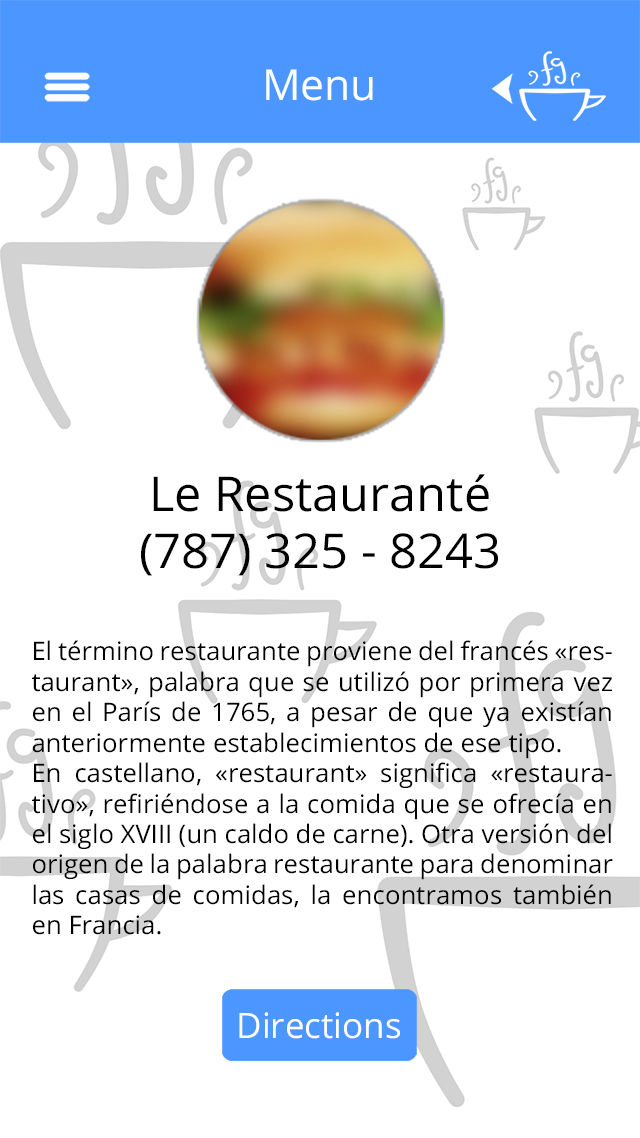
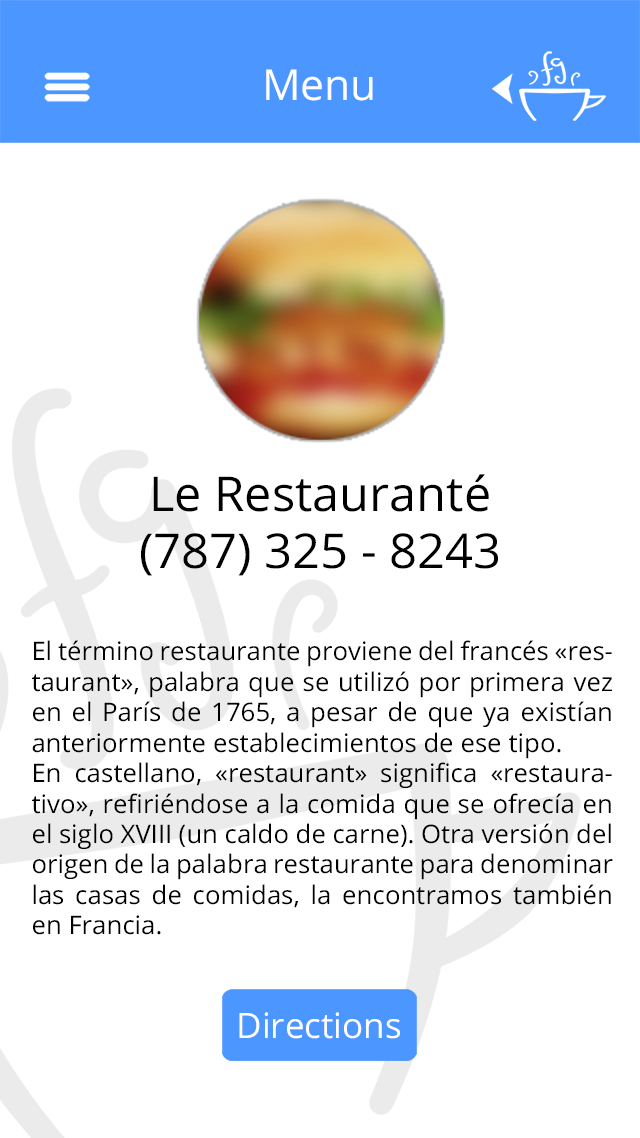
Revision of a layered 640px x 1138px image; what changed, layer by layer:
renamed "user image" to "user-image", painted on it over [196, 198, 244, 429]
renamed "background image" to "cup-bg-image", painted on it over [0, 142, 640, 1138]
